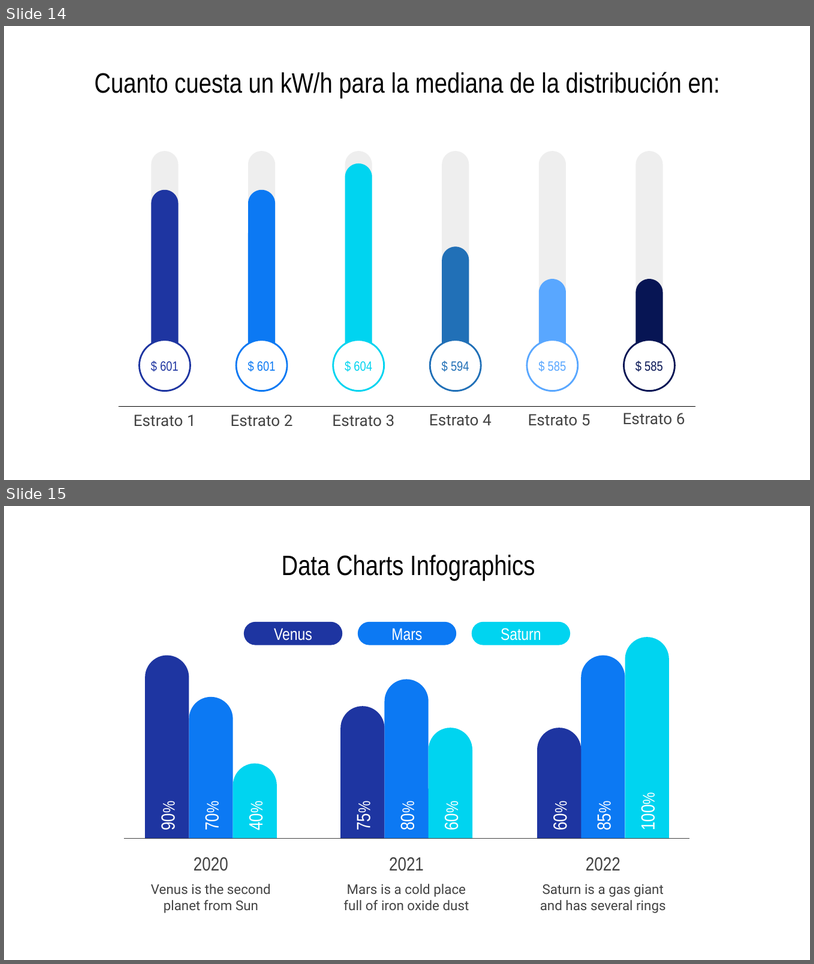
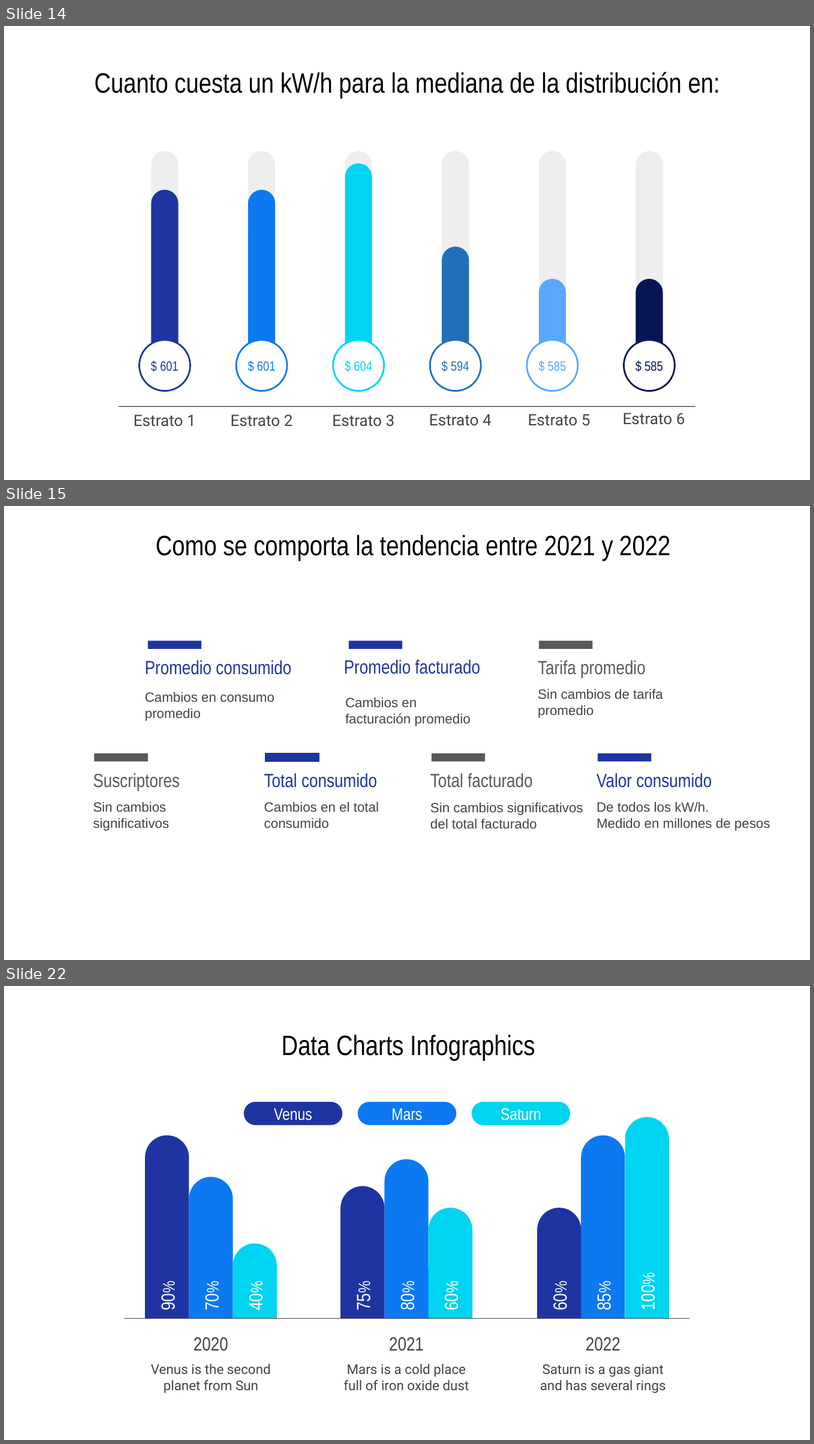
Before and after one commit to jtabordaj/research_eslatina, a slide deck: reporte_estadistico/presentacion/presentation.pptx. Shown one above the other, each under a label of ours: slides 14 and 15 before the commit, slides 14, 15 and 22 after it; the slides between them are not shown. The pictures are 814x964 and 814x1444 pixels, drawn with LibreOffice and Linux fonts; fonts in the diff are those of the drawing. Boxes give left, top, right and bottom in pixels: in the first picture for what was removed or moved away, otherwise in the second. Text is boxed around its words. In the diff, an @@ line names an element or a change of style, - is before the commit and + after.

```diff
--- a/reporte_estadistico/presentacion/presentation.pptx
+++ b/reporte_estadistico/presentacion/presentation.pptx
@@ slide 15 added at (4, 506, 810, 960), background #FFFFFF @@
@@ title added at (156, 535, 671, 561), 25 pt, text #000000 @@
+Como se comporta la tendencia entre 2021 y 2022
@@ rectangle added at (147, 640, 201, 649), fill #1E35A1 @@
@@ rectangle added at (349, 640, 402, 649), fill #1E35A1 @@
@@ rectangle added at (539, 640, 593, 649), fill #595959 @@
@@ text added at (145, 660, 291, 675), 17 pt, text #1E35A1 @@
+Promedio consumido
@@ text added at (344, 660, 480, 674), 17 pt, text #1E35A1 @@
+Promedio facturado
@@ text added at (538, 660, 646, 678), 17 pt, text #595959 @@
+Tarifa promedio
@@ text added at (145, 691, 275, 721), 12 pt, text #434343 @@
+Cambios en consumo promedio
@@ text added at (345, 697, 471, 726), 12 pt, text #434343 @@
+Cambios en facturación promedio
@@ text added at (538, 688, 663, 718), 12 pt, text #434343 @@
+Sin cambios de tarifa promedio
@@ rectangle added at (95, 754, 147, 762), fill #595959 @@
@@ rectangle added at (265, 754, 318, 762), fill #1E35A1, outline #1E35A1 0.75 pt @@
@@ rectangle added at (431, 754, 485, 762), fill #595959 @@
@@ rectangle added at (599, 754, 651, 762), fill #1E35A1 @@
@@ text added at (93, 773, 180, 790), 17 pt, text #595959 @@
+Suscriptores
@@ text added at (264, 773, 377, 787), 17 pt, text #1E35A1 @@
+Total consumido
@@ text added at (431, 773, 533, 787), 17 pt, text #595959 @@
+Total facturado
@@ text added at (597, 773, 712, 787), 17 pt, text #1E35A1 @@
+Valor consumido
@@ text added at (93, 801, 170, 831), 12 pt, text #434343 @@
+Sin cambios significativos
@@ text added at (264, 801, 379, 828), 12 pt, text #434343 @@
+Cambios en el total consumido
@@ text added at (431, 802, 584, 828), 12 pt, text #434343 @@
+Sin cambios significativos del total facturado
@@ text added at (597, 801, 771, 831), 12 pt, text #434343 @@
+De todos los kW/h.
+Medido en millones de pesos
@@ what was slide 15 is now slide 22 @@
```
Also in this commit, not shown: 4 slides changed, 6 other slides added, 1 slide removed, 20 other files.
